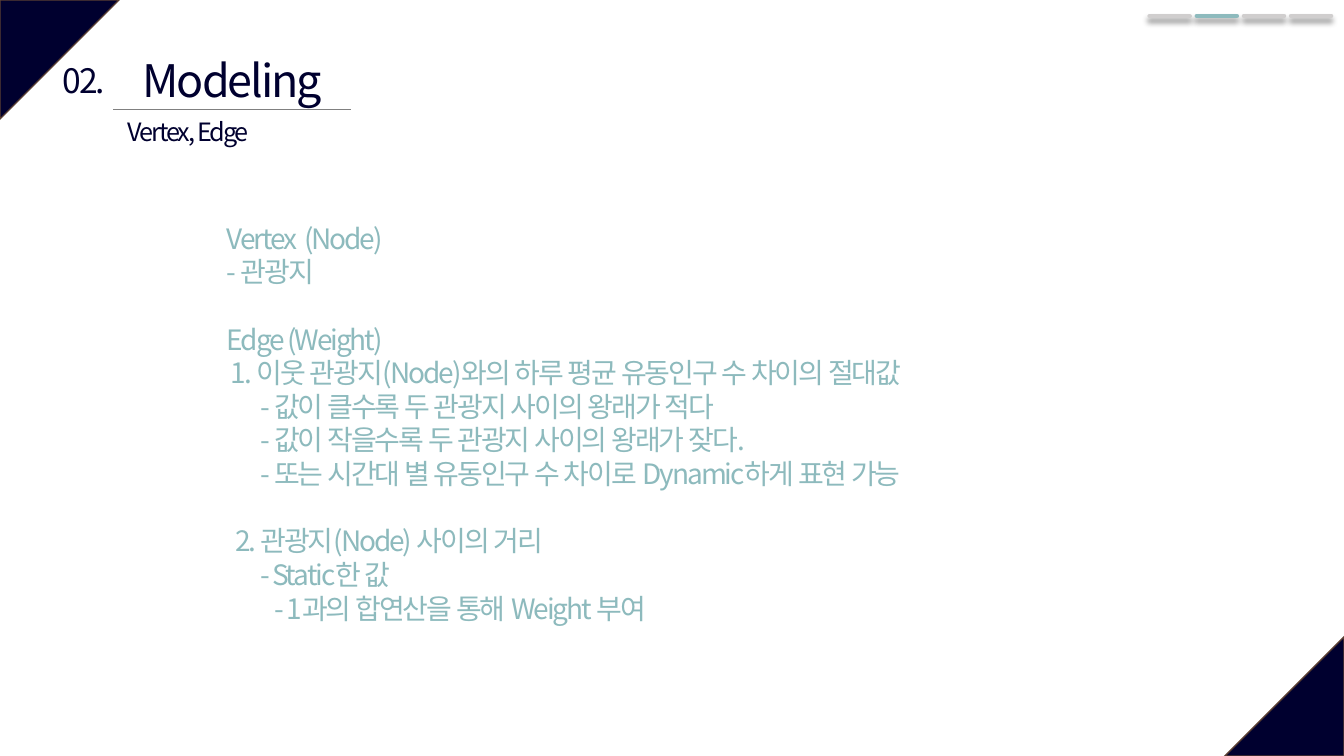
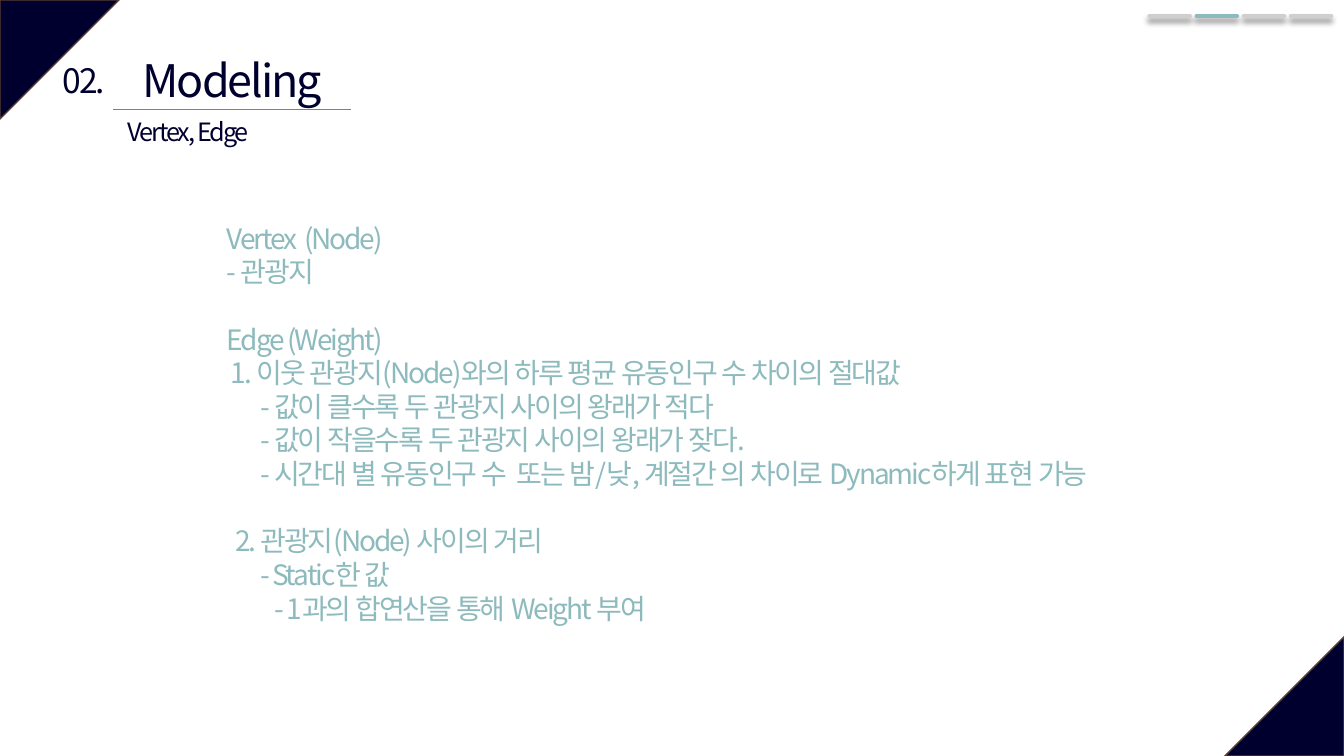
Before and after one commit to AgwaB/-CAU-Data-Structure-Design, a slide deck: slide 8 of 자료구조설계.pptx. Drawn at 1344x756 pixels with LibreOffice and Linux fonts; fonts in the diff are those of the drawing. Boxes give left, top, right and bottom in pixels: in the first picture for what was removed or moved away, otherwise in the second. Text is boxed around its words. In the diff, an @@ line names an element or a change of style, - is before the commit and + after.

Commit message:
1주차 발표 modify

```diff
--- a/자료구조설계.pptx
+++ b/자료구조설계.pptx
@@ text at bbox=[274, 461, 1087, 491]: text changed @@
-- 또는 시간대 별 유동인구 수 차이로 Dynamic하게 표현 가능
+- 시간대 별 유동인구 수 또는 밤/낮, 계절간 의 차이로 Dynamic하게 표현 가능
```
